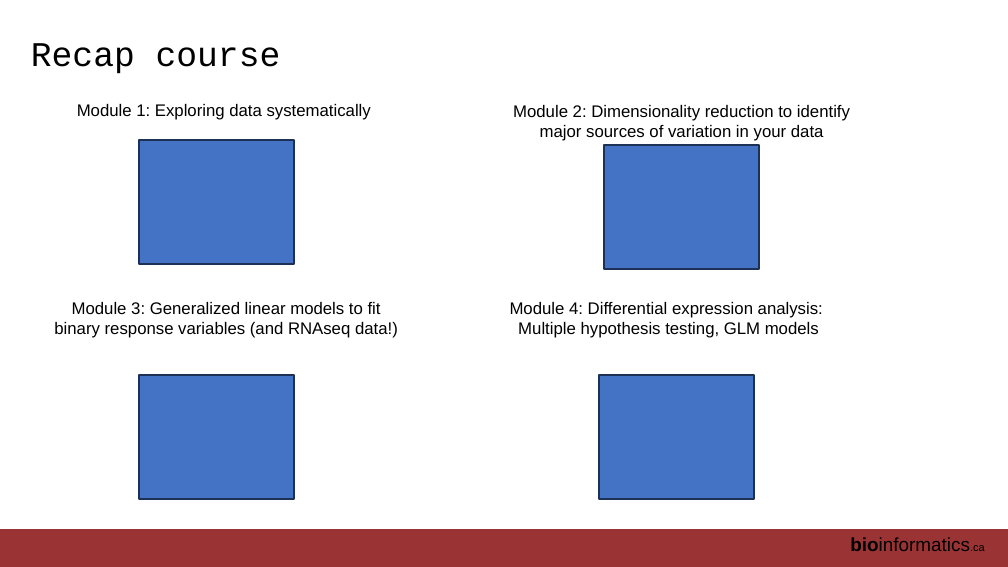
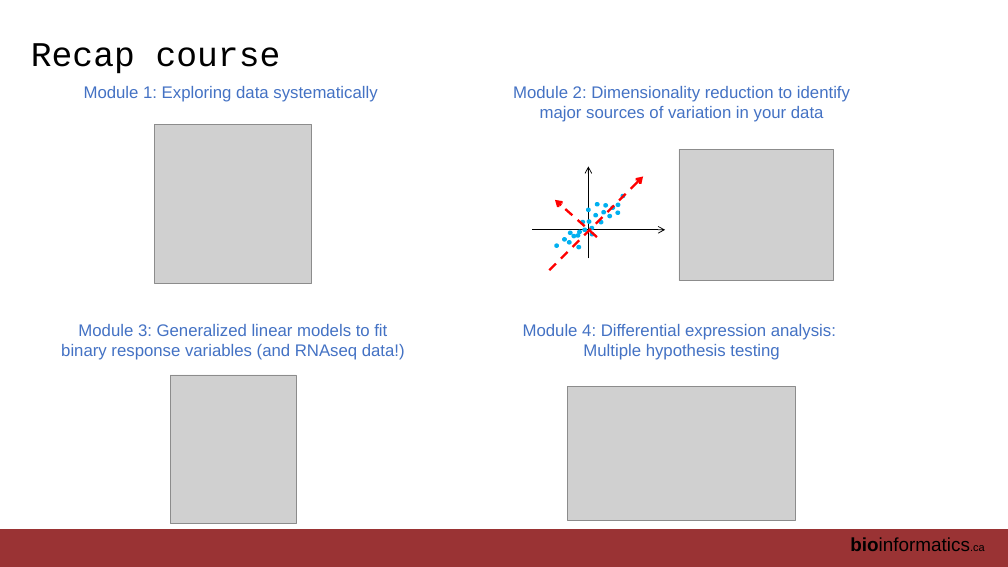
Before and after one commit to RealPaiLab/CBW_AUR2023, a slide deck: slide 8 of book/lectures/AUR_2023_Module4_RNAseq.pptx. Drawn at 1008x567 pixels with LibreOffice and Linux fonts; fonts in the diff are those of the drawing; grey boxes stand for pictures. Boxes give left, top, right and bottom in pixels: in the first picture for what was removed or moved away, otherwise in the second. Text is boxed around its words. In the diff, an @@ line names an element or a change of style, - is before the commit and + after.

```diff
--- a/book/lectures/AUR_2023_Module4_RNAseq.pptx
+++ b/book/lectures/AUR_2023_Module4_RNAseq.pptx
@@ text "Module 1: Exploring data systematically": place and size @@
-text "Module 1: Exploring data systematically" at [77,104,371,120]
+text "Module 1: Exploring data systematically" at [84,86,377,102]
@@ text "Module 2: Dimensionality reduction to ...": place and size @@
-text "Module 2: Dimensionality reduction to ..." at [513,105,850,141]
+text "Module 2: Dimensionality reduction to ..." at [513,86,850,122]
@@ rectangle removed at [139,140,294,264] @@
@@ picture added at [154,125,312,284] @@
@@ rectangle removed at [604,145,759,269] @@
@@ group added at [532,149,834,281]: 24 ellipses, 4 arrows, 1 picture @@
@@ text colour #000000 to #4472C4 in 3 elements at [513,86,850,122], [84,86,377,102], [61,324,405,360] @@
@@ text "Module 3: Generalized linear models ...": place and size @@
-text "Module 3: Generalized linear models ..." at [54,302,398,338]
+text "Module 3: Generalized linear models ..." at [61,324,405,360]
@@ text at [523,324,836,360]: text changed; text colour #000000 to #4472C4 @@
-Module 4: Differential expression analysis:
-Multiple hypothesis testing, GLM models
+Module 4: Differential expression analysis:
+Multiple hypothesis testing
@@ rectangle removed at [139,375,294,499] @@
@@ picture added at [170,375,296,524] @@
@@ picture added at [568,387,796,520] @@
@@ rectangle removed at [600,375,755,499] @@
```
Also in this commit, not shown: 2 other slides changed, 21 other files.
